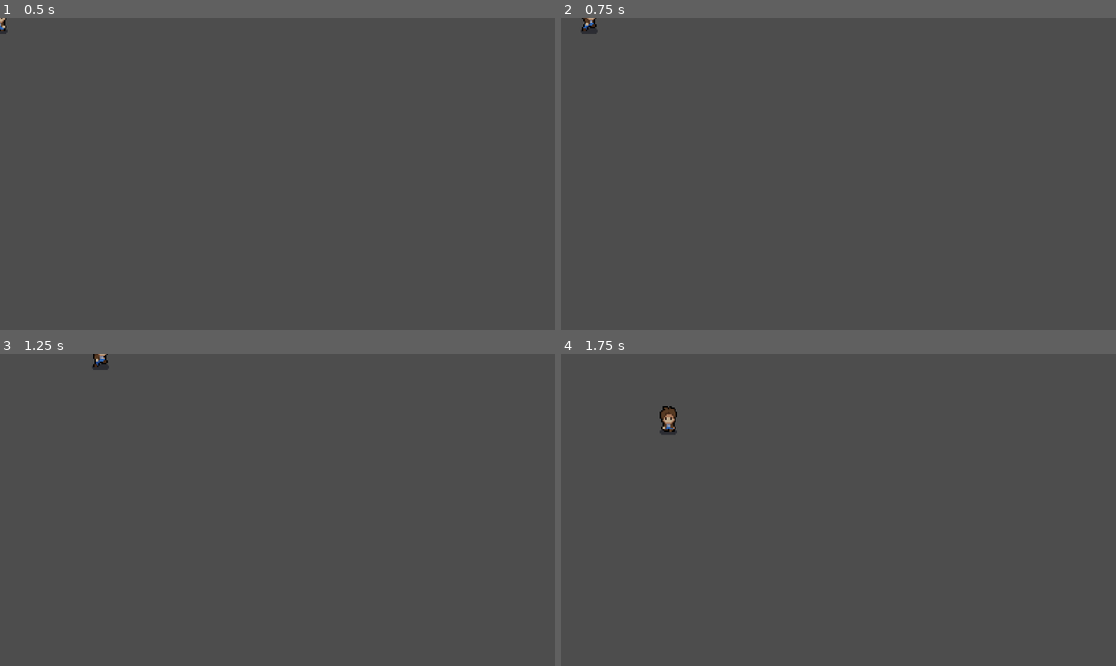
Above: before the commit, frames 1-4 (two rows, left to right).
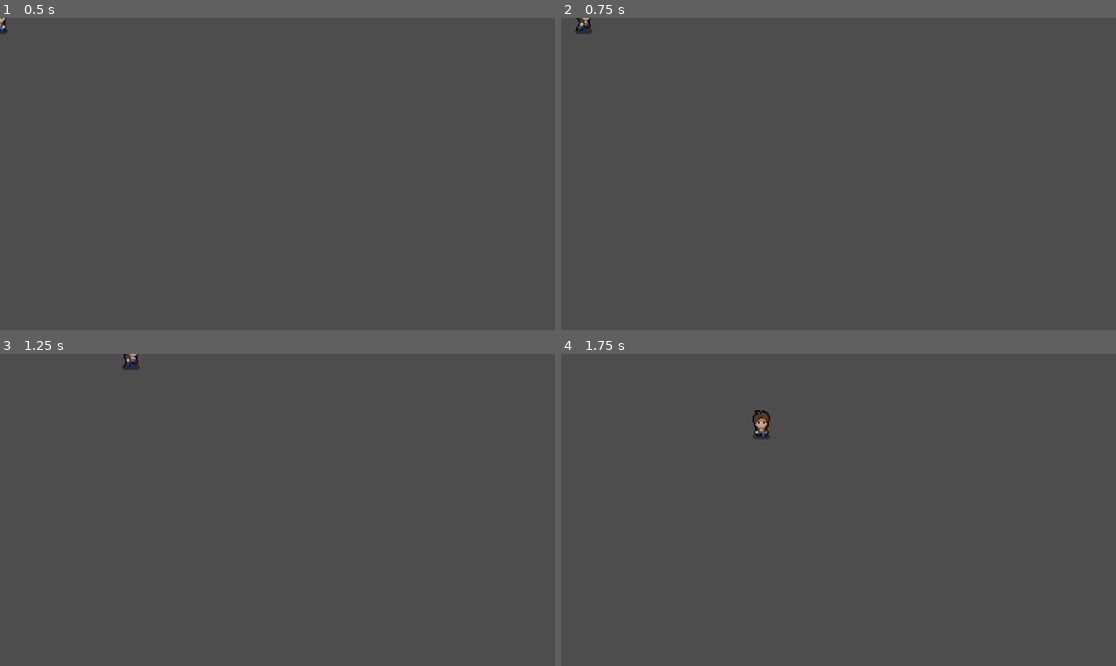
Above: after the commit, the same moments.

Repository: Mfrank34/DungeonHeart
Game: Godot game, scene res://Scenes/player.tscn
Same seed, same stepped clock (60 frames per second), same inputs: the game is played once before the commit and once after it.
Inputs:
- Up to frame 1 (0.5 s): no input
- Up to frame 2 (0.75 s): tap Enter at 0.5 s; hold Right (ui_right) from 0.53 s (still down)
- Up to frame 3 (1.25 s): keep holding Right (ui_right)
- Up to frame 4 (1.75 s): release Right (ui_right) at 1.28 s; hold Down (ui_down) from 1.28 s (still down)

Frame 1 is identical in both runs. In frame 2, 0.1% of the frame differs, in the area x 2-7%, y 0-6%; in frame 3, 0.3%; in frame 4, 0.5%, in the area x 17-38%, y 16-28%.

Commit message:
updating movement system
allows the play to be able to move in all directions with limited to one at a time

Diff:
--- a/Scenes/player.tscn
+++ b/Scenes/player.tscn
@@ -427,4 +427,4 @@
 position = Vector2(-1, -7)
 scale = Vector2(0.916667, 0.942708)
 sprite_frames = SubResource("SpriteFrames_vdn35")
-animation = &"Front_Walk"
+animation = &"Back_Attack"
--- a/Script/player.gd
+++ b/Script/player.gd
@@ -7,6 +7,12 @@
 const speed = 100
 var current_dir = "none"
 
+# movement values!
+const max_speed = 150 # top speed the player can move at
+const accel = 750 # how fast to top speed
+const friction = 600 # well its friction idk how else to explain...
+var input = Vector2.ZERO
+
 func _ready() -> void:
 	# sets the player default animation
 	$AnimatedSprite2D.play("Front_Idle")
@@ -15,34 +21,41 @@
 	# allows of the player to move and so on...
 	player_movement(delta)
 
+func get_input():
+	# gets the x and y inputs and normalizes the output and returns it.
+	input.x = int(Input.is_action_pressed("ui_right")) - int(Input.is_action_pressed("ui_left"))
+	input.y = int(Input.is_action_pressed("ui_down")) - int(Input.is_action_pressed("ui_up"))
+	return input.normalized()
+
 func player_movement(delta):
 	# play controls for the player.
+	# give the player free movement within the world space and allows for them to move in each all direction with two inputs.
+	input = get_input()
+	if input == Vector2.ZERO:
+		if velocity.length() > (friction * delta ):
+			velocity -= velocity.normalized() * (friction * delta)
+		else:
+			velocity = Vector2.ZERO
+	else:
+		velocity += (input * accel * delta) # how fast the player moves in a given direction.
+		velocity = velocity.limit_length(max_speed) # limits the player movement speed.
+
+	# animation controls
 	if Input.is_action_pressed("ui_right"):
 		current_dir = "Right" # sets the current direction the player is facing.
 		animationPlayer(current_dir, 1) # hands over the facing direction of the player and what state they are in instance moving or not.
-		# basic movement for player within the direction they need to follow in.
-		velocity.x = speed
-		velocity.y = 0
 	elif Input.is_action_pressed("ui_left"):
 		current_dir = "Left"
 		animationPlayer(current_dir, 1)
-		velocity.x = -speed
-		velocity.y = 0
 	elif Input.is_action_pressed("ui_down"):
 		current_dir = "Down"
 		animationPlayer(current_dir, 1)
-		velocity.y = speed
-		velocity.x = 0
 	elif Input.is_action_pressed("ui_up"):
 		current_dir = "Up"
 		animationPlayer(current_dir, 1)
-		velocity.y = -speed
-		velocity.x = 0
 	else:
 		animationPlayer(current_dir, 0)
-		velocity.x = 0
-		velocity.y = 0
-
+	# godot function for moveable objects
 	move_and_slide();
 
 func animationPlayer(currentDir, idle):
--- a/project.godot
+++ b/project.godot
@@ -21,9 +21,37 @@
 
 [input]
 
-d={
+ui_left={
 "deadzone": 0.5,
-"events": []
+"events": [Object(InputEventKey,"resource_local_to_scene":false,"resource_name":"","device":0,"window_id":0,"alt_pressed":false,"shift_pressed":false,"ctrl_pressed":false,"meta_pressed":false,"pressed":false,"keycode":4194319,"physical_keycode":0,"key_label":0,"unicode":0,"location":0,"echo":false,"script":null)
+, Object(InputEventJoypadButton,"resource_local_to_scene":false,"resource_name":"","device":0,"button_index":13,"pressure":0.0,"pressed":false,"script":null)
+, Object(InputEventJoypadMotion,"resource_local_to_scene":false,"resource_name":"","device":0,"axis":0,"axis_value":-1.0,"script":null)
+, Object(InputEventKey,"resource_local_to_scene":false,"resource_name":"","device":-1,"window_id":0,"alt_pressed":false,"shift_pressed":false,"ctrl_pressed":false,"meta_pressed":false,"pressed":false,"keycode":0,"physical_keycode":65,"key_label":0,"unicode":97,"location":0,"echo":false,"script":null)
+]
+}
+ui_right={
+"deadzone": 0.5,
+"events": [Object(InputEventKey,"resource_local_to_scene":false,"resource_name":"","device":0,"window_id":0,"alt_pressed":false,"shift_pressed":false,"ctrl_pressed":false,"meta_pressed":false,"pressed":false,"keycode":4194321,"physical_keycode":0,"key_label":0,"unicode":0,"location":0,"echo":false,"script":null)
+, Object(InputEventJoypadButton,"resource_local_to_scene":false,"resource_name":"","device":0,"button_index":14,"pressure":0.0,"pressed":false,"script":null)
+, Object(InputEventJoypadMotion,"resource_local_to_scene":false,"resource_name":"","device":0,"axis":0,"axis_value":1.0,"script":null)
+, Object(InputEventKey,"resource_local_to_scene":false,"resource_name":"","device":-1,"window_id":0,"alt_pressed":false,"shift_pressed":false,"ctrl_pressed":false,"meta_pressed":false,"pressed":false,"keycode":0,"physical_keycode":68,"key_label":0,"unicode":100,"location":0,"echo":false,"script":null)
+]
+}
+ui_up={
+"deadzone": 0.5,
+"events": [Object(InputEventKey,"resource_local_to_scene":false,"resource_name":"","device":0,"window_id":0,"alt_pressed":false,"shift_pressed":false,"ctrl_pressed":false,"meta_pressed":false,"pressed":false,"keycode":4194320,"physical_keycode":0,"key_label":0,"unicode":0,"location":0,"echo":false,"script":null)
+, Object(InputEventJoypadButton,"resource_local_to_scene":false,"resource_name":"","device":0,"button_index":11,"pressure":0.0,"pressed":false,"script":null)
+, Object(InputEventJoypadMotion,"resource_local_to_scene":false,"resource_name":"","device":0,"axis":1,"axis_value":-1.0,"script":null)
+, Object(InputEventKey,"resource_local_to_scene":false,"resource_name":"","device":-1,"window_id":0,"alt_pressed":false,"shift_pressed":false,"ctrl_pressed":false,"meta_pressed":false,"pressed":false,"keycode":0,"physical_keycode":87,"key_label":0,"unicode":119,"location":0,"echo":false,"script":null)
+]
+}
+ui_down={
+"deadzone": 0.5,
+"events": [Object(InputEventKey,"resource_local_to_scene":false,"resource_name":"","device":0,"window_id":0,"alt_pressed":false,"shift_pressed":false,"ctrl_pressed":false,"meta_pressed":false,"pressed":false,"keycode":4194322,"physical_keycode":0,"key_label":0,"unicode":0,"location":0,"echo":false,"script":null)
+, Object(InputEventJoypadButton,"resource_local_to_scene":false,"resource_name":"","device":0,"button_index":12,"pressure":0.0,"pressed":false,"script":null)
+, Object(InputEventJoypadMotion,"resource_local_to_scene":false,"resource_name":"","device":0,"axis":1,"axis_value":1.0,"script":null)
+, Object(InputEventKey,"resource_local_to_scene":false,"resource_name":"","device":-1,"window_id":0,"alt_pressed":false,"shift_pressed":false,"ctrl_pressed":false,"meta_pressed":false,"pressed":false,"keycode":0,"physical_keycode":83,"key_label":0,"unicode":115,"location":0,"echo":false,"script":null)
+]
 }
 
 [rendering]
